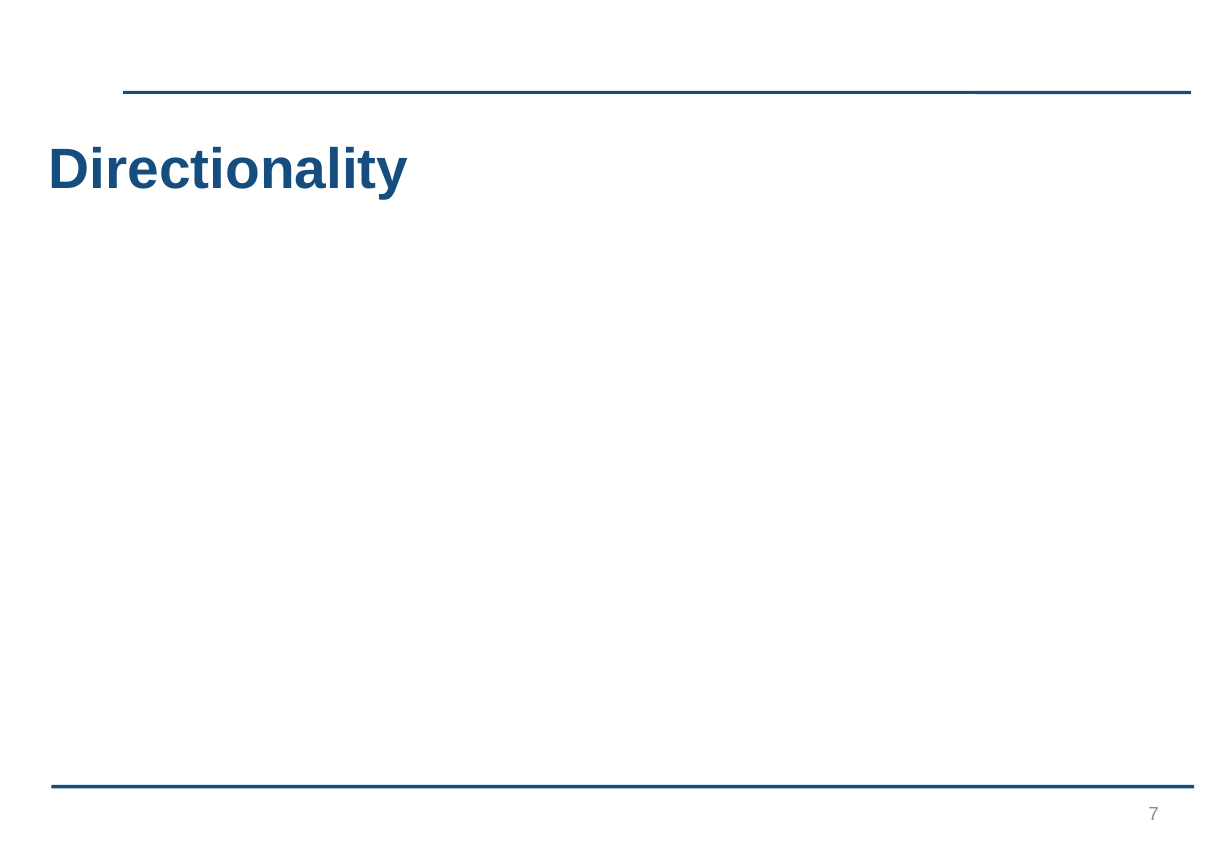
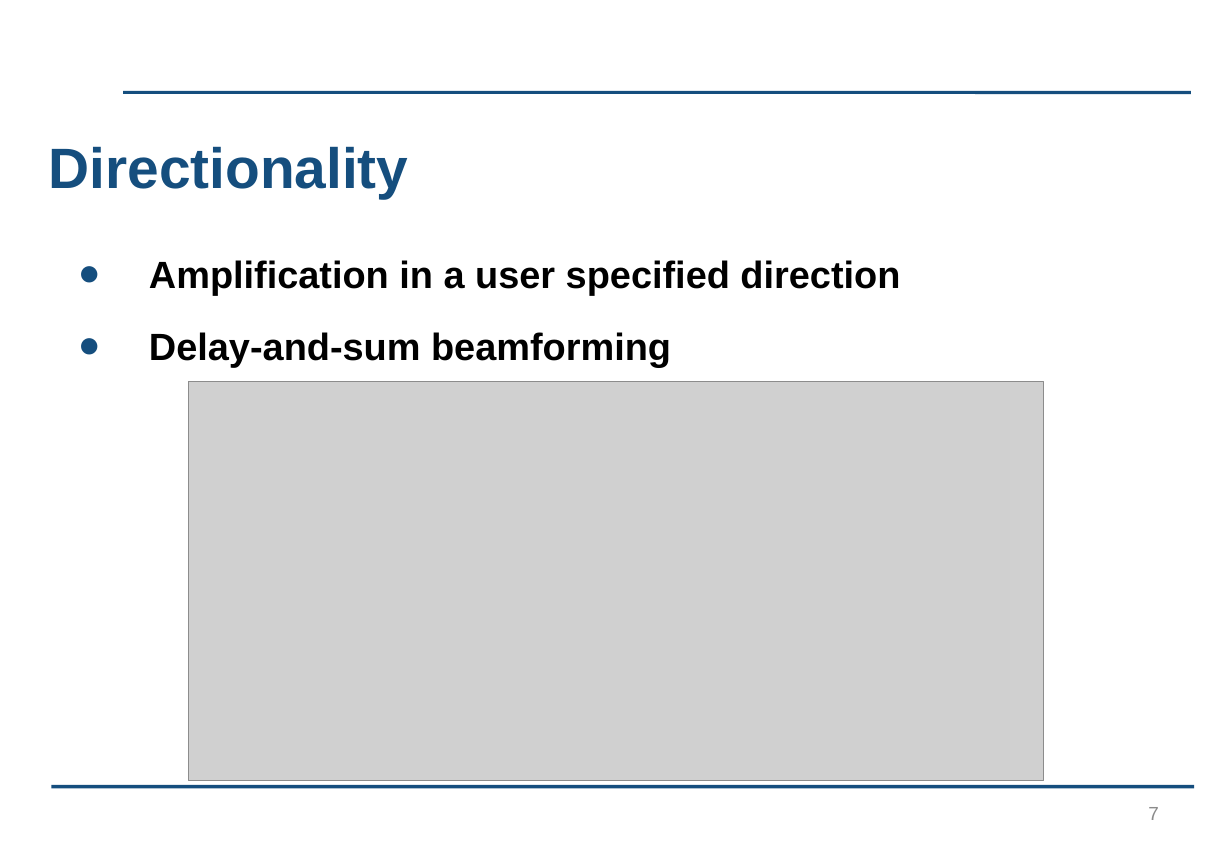
Before and after one commit to kayjayB/I_cant_hear_you, a slide deck: slide 7 of Presentation/Lab Project Presentation.pptx. Drawn at 1232x853 pixels with LibreOffice and Linux fonts; fonts in the diff are those of the drawing; grey boxes stand for pictures; background and template pictures are left out. Boxes give left, top, right and bottom in pixels: in the first picture for what was removed or moved away, otherwise in the second. Text is boxed around its words. In the diff, an @@ line names an element or a change of style, - is before the commit and + after.

Commit message:
Directionality in presentation

```diff
--- a/Presentation/Lab Project Presentation.pptx
+++ b/Presentation/Lab Project Presentation.pptx
@@ text added at <box>149,260,900,367</box>, 24 pt, text #000000, bold @@
+● Amplification in a user specified direction
+● Delay-and-sum beamforming
@@ picture added at <box>189,381,1044,780</box> @@
```
